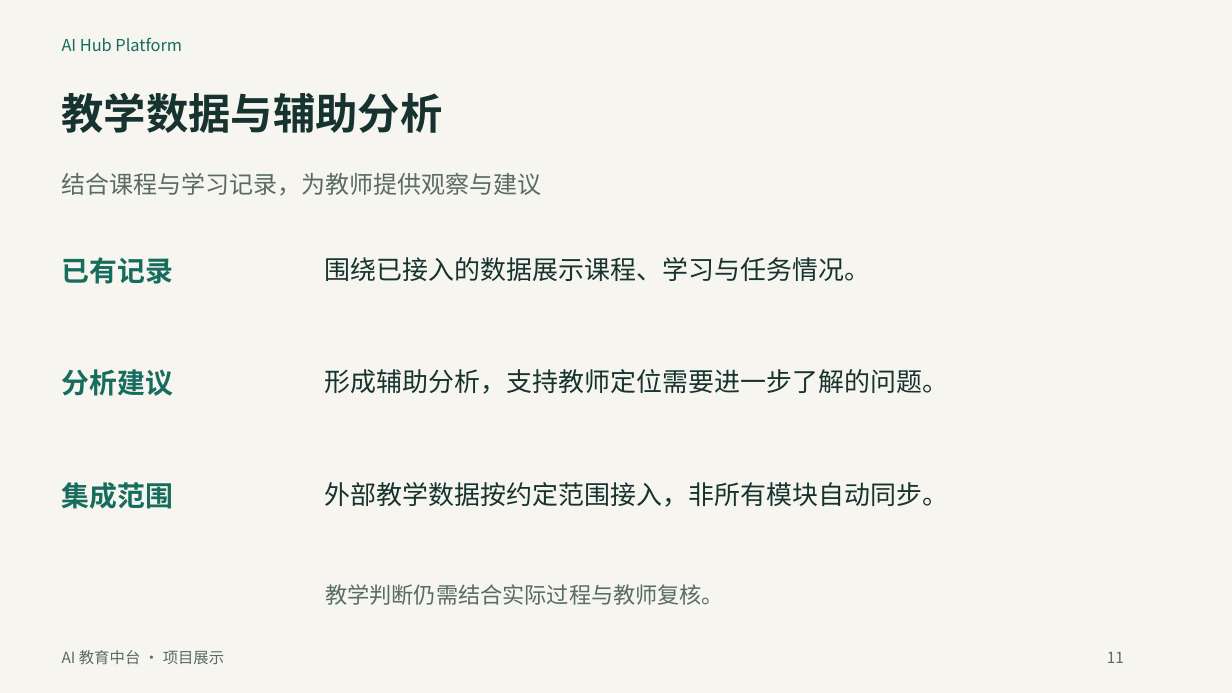
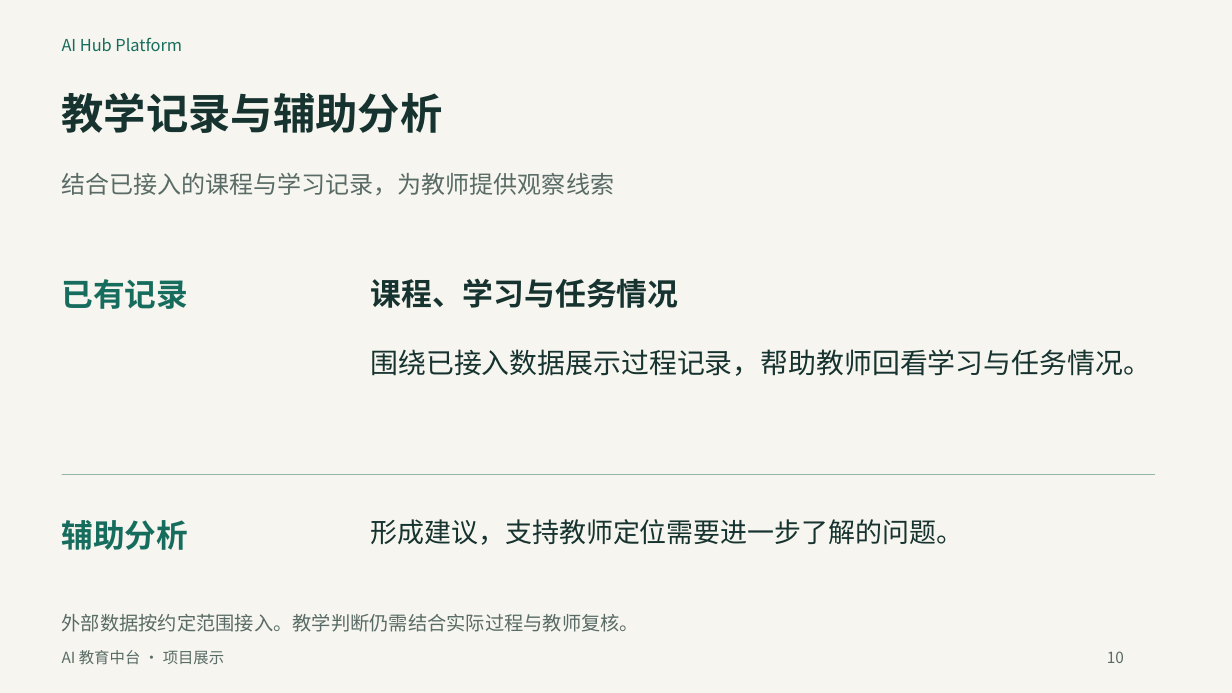
Before and after one commit to throwOctober/ai-hub-platform-showcase, a slide deck: slide 10 of project-overview.pptx (slide 11 before the commit). Drawn at 1232x693 pixels with LibreOffice and Linux fonts; fonts in the diff are those of the drawing. Boxes give left, top, right and bottom in pixels: in the first picture for what was removed or moved away, otherwise in the second. Text is boxed around its words. In the diff, an @@ line names an element or a change of style, - is before the commit and + after.

```diff
--- a/project-overview.pptx
+++ b/project-overview.pptx
@@ text at box(62, 92, 443, 133): text changed @@
-教学数据与辅助分析
+教学记录与辅助分析
@@ text at box(62, 173, 615, 195): text changed @@
-结合课程与学习记录，为教师提供观察与建议
+结合已接入的课程与学习记录，为教师提供观察线索
@@ text "已有记录": place and size @@
-text "已有记录" at box(62, 257, 173, 284)
+text "已有记录" at box(62, 279, 189, 309)
@@ text "已有记录" at box(62, 279, 189, 309): size 21.8 to 24.8 pt @@
@@ text at box(371, 278, 679, 308): text changed; size 20.2 to 24 pt; bold on @@
-围绕已接入的数据展示课程、学习与任务情况。
+课程、学习与任务情况
@@ text added at box(371, 349, 1151, 376), 21.8 pt, text #16332F @@
+围绕已接入数据展示过程记录，帮助教师回看学习与任务情况。
@@ text removed at box(62, 369, 173, 396) @@
-分析建议
@@ text removed at box(324, 369, 948, 394) @@
-形成辅助分析，支持教师定位需要进一步了解的问题。
@@ line added from (62, 475) to (1155, 475), #91B7A9 0.75 pt @@
@@ text at box(62, 520, 189, 550): text changed; size 21.8 to 24.8 pt @@
-集成范围
+辅助分析
@@ text at box(371, 519, 964, 545): text changed; size 20.2 to 21 pt @@
-外部教学数据按约定范围接入，非所有模块自动同步。
+形成建议，支持教师定位需要进一步了解的问题。
@@ text at box(62, 614, 639, 632): text changed; size 17.2 to 15 pt @@
-教学判断仍需结合实际过程与教师复核。
+外部数据按约定范围接入。教学判断仍需结合实际过程与教师复核。
@@ text at box(1107, 651, 1124, 663): text changed @@
-11
+10
```
Also in this commit, not shown: 4 other slides changed, 7 slides added, 7 slides removed, 3 other files.
